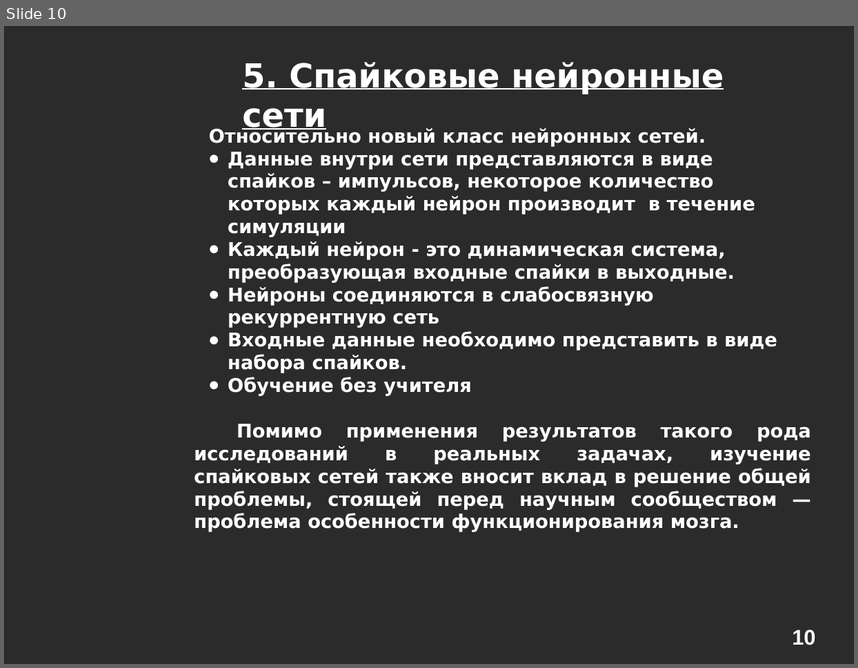
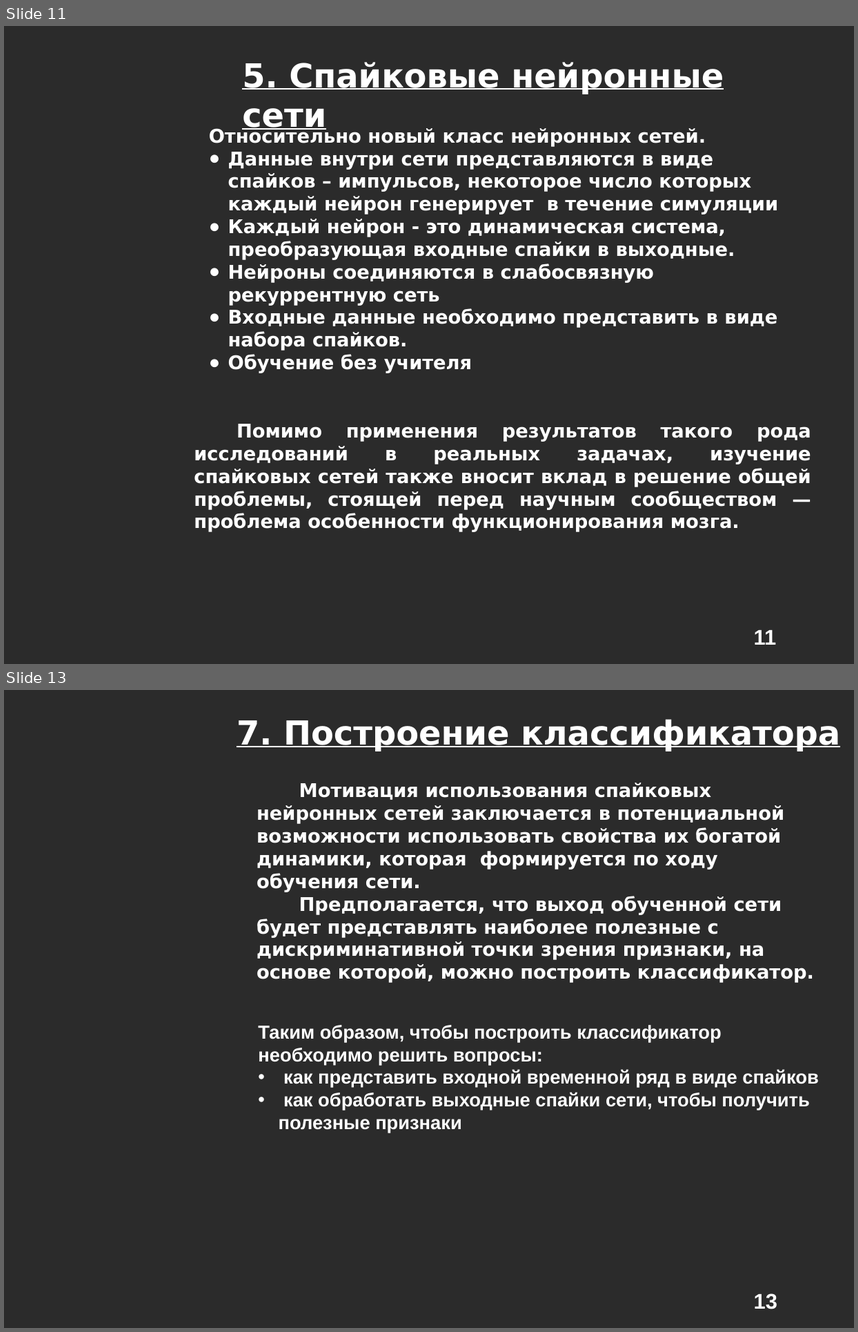
Before and after one commit to alexeyche/alexeyche-junk, a slide deck: cns/doc/conf.ppt. Shown one above the other, each under a label of ours: slide 10 before the commit, slides 11 and 13 after it; the slides between them are not shown. The pictures are 858x668 and 858x1332 pixels, drawn with LibreOffice and Linux fonts; fonts in the diff are those of the drawing; background and template pictures are left out; a plain dark background stands for a picture behind light text. Boxes give left, top, right and bottom in pixels: in the first picture for what was removed or moved away, otherwise in the second. Text is boxed around its words. In the diff, an @@ line names an element or a change of style, - is before the commit and + after.

```diff
--- a/cns/doc/conf.ppt
+++ b/cns/doc/conf.ppt
@@ slide 13 added at [4,690,854,1328], background picture (left out); not listed: 1 template element that a slide beside it also shows @@
@@ text added at [237,719,840,751], 28 pt, text #FFFFFF, bold, underline @@
+7. Построение классификатора
@@ text added at [257,782,814,983], 16 pt, text #FFFFFF, bold @@
+Мотивация использования спайковых нейронных сетей заключается в потенциальной возможности использовать свойства их богатой динамики, которая формируется по ходу обучения сети.
+Предполагается, что выход обученной сети будет представлять наиболее полезные с дискриминативной точки зрения признаки, на основе которой, можно построить классификатор.
@@ text added at [258,1025,818,1133], 16 pt, text #FFFFFF, bold @@
+Таким образом, чтобы построить классификатор необходимо решить вопросы:
+• как представить входной временной ряд в виде спайков
+• как обработать выходные спайки сети, чтобы получить полезные признаки
@@ what was slide 10 is now slide 11 @@
@@ slide 11 changed as well @@
@@ text at [228,152,778,214]: text changed @@
-● Данные внутри сети представляются в виде спайков – импульсов, некоторое количество которых каждый нейрон производит в течение симуляции
+● Данные внутри сети представляются в виде спайков – импульсов, некоторое число которых каждый нейрон генерирует в течение симуляции
@@ text at [228,219,777,373]: indent changed @@
@@ page number added at [754,630,777,644], 18 pt, text #FFFFFF, bold @@
+11
@@ page number removed at [792,629,815,645] @@
-10
```
Also in this commit, not shown: 12 other slides changed, 4 other slides added, 2 slides removed.
